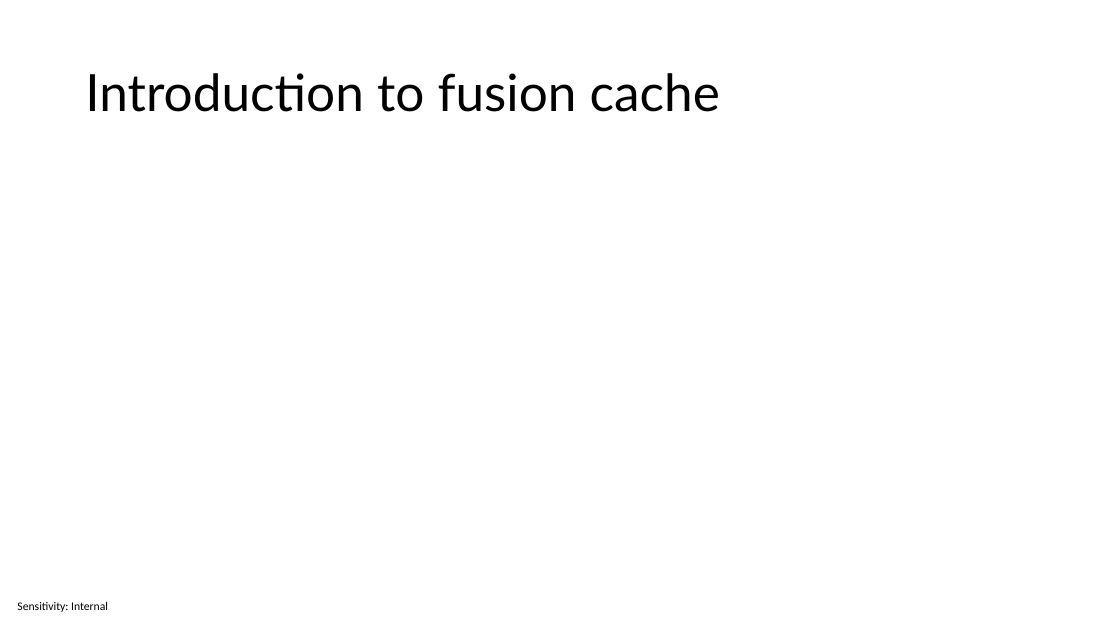
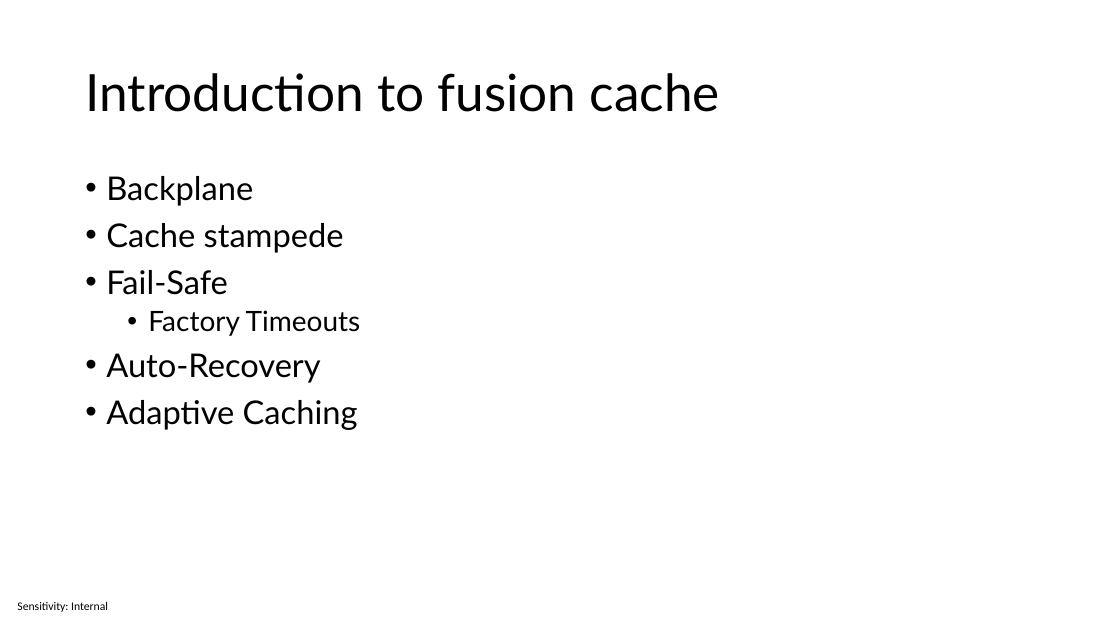
Before and after one commit to sabbadino/cache-like-a-pro-fusion-cache, a slide deck: slide 12 of cache-like-a-pro.pptx. Drawn at 1120x630 pixels with LibreOffice and Linux fonts; fonts in the diff are those of the drawing. Boxes give left, top, right and bottom in pixels: in the first picture for what was removed or moved away, otherwise in the second. Text is boxed around its words. In the diff, an @@ line names an element or a change of style, - is before the commit and + after.

```diff
--- a/cache-like-a-pro.pptx
+++ b/cache-like-a-pro.pptx
@@ text added at [106, 176, 361, 430], 28 pt, text #000000 @@
+• Backplane
+• Cache stampede
+• Fail-Safe
+  • Factory Timeouts
+• Auto-Recovery
+• Adaptive Caching
```
Also in this commit, not shown: 18 other files.
